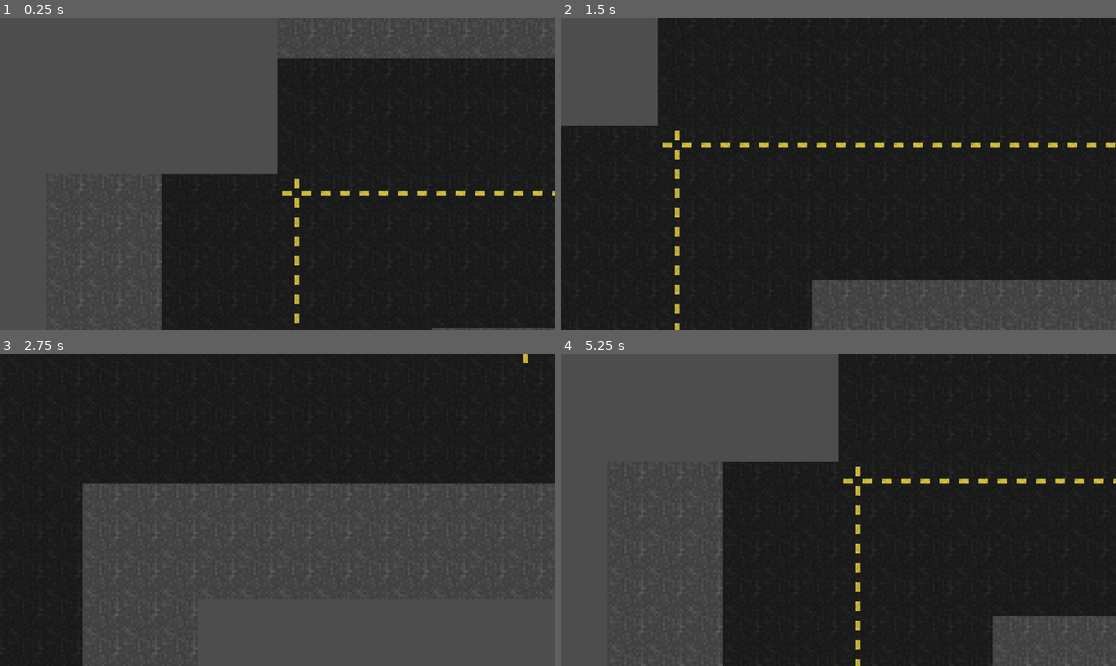
Above: before the commit, frames 1-4 (two rows, left to right).
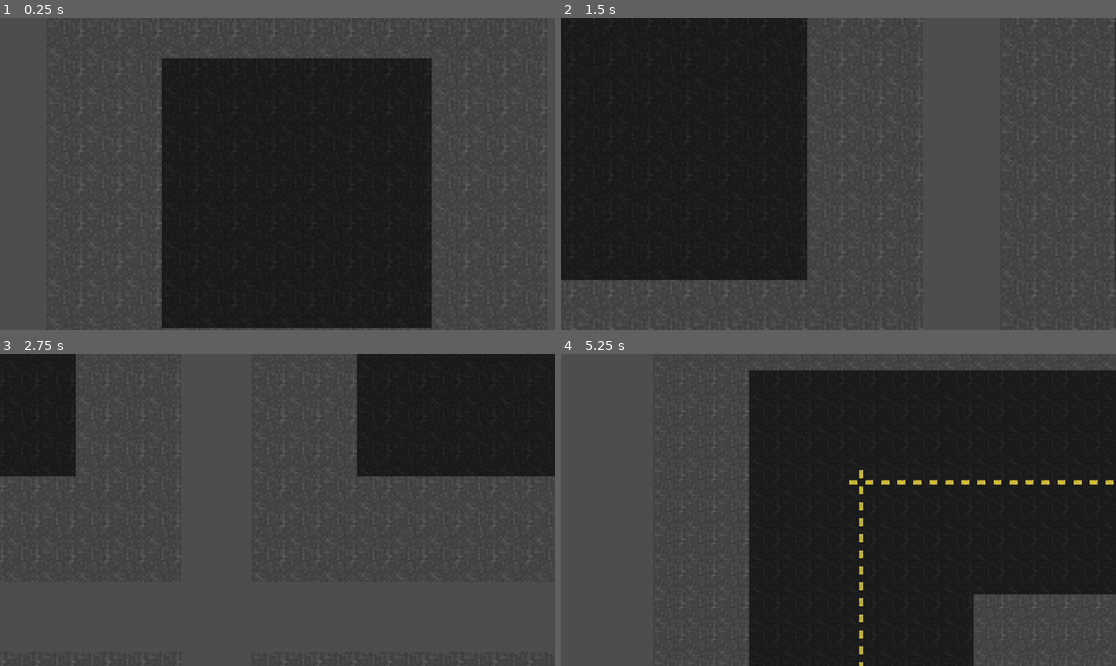
Above: after the commit, the same moments.

Repository: bellflwr/gmtk-jam-2024
Game: Godot game, scene res://scenes/world/test_world.tscn
The game is run twice, just before and just after one commit, with the same random seed, the same clock (stepped at 60 frames per second) and the same inputs.
Inputs:
- Up to frame 1 (0.25 s): no input
- Up to frame 2 (1.5 s): tap Enter at 0.5 s; hold D (right) 0.53-1.28 s; tap K (look_down, bound only after the commit) at 0.6 s; tap I (look_up, bound only after the commit) at 0.8, 1.35 s; hold S (down) from 1.28 s (still down)
- Up to frame 3 (2.75 s): tap K (look_down, bound only after the commit) at 1.55, 2.1 s; release S (down) at 2.03 s; hold D (right) from 2.03 s (still down); tap I (look_up, bound only after the commit) at 2.3 s
- Up to frame 4 (5.25 s): release D (right) at 2.78 s; hold W (up) 2.78-3.53 s; tap I (look_up, bound only after the commit) at 2.85, 3.8, 4.35 s; tap K (look_down, bound only after the commit) at 3.05, 3.6, 4.55, 5.1 s; hold A (left) 3.53-5.03 s; hold S (down) from 5.03 s (still down)

The runs differ from the first frame. In frame 1, 28% of the frame differs, in the area x 29-100%, y 12-100%; in frame 2, 60%, in the area x 0-100%, y 0-100%; in frame 3, 31%; in frame 4, 14%.

Commit message:
Finished basic map gen

Diff:
--- a/project.godot
+++ b/project.godot
@@ -20,21 +20,41 @@
 up={
 "deadzone": 0.5,
 "events": [Object(InputEventKey,"resource_local_to_scene":false,"resource_name":"","device":-1,"window_id":0,"alt_press …(192 unchanged characters)…
+, Object(InputEventKey,"resource_local_to_scene":false,"resource_name":"","device":-1,"window_id":0,"alt_pressed":false,"shift_pressed":false,"ctrl_pressed":false,"meta_pressed":false,"pressed":false,"keycode":0,"physical_keycode":4194320,"key_label":0,"unicode":0,"location":0,"echo":false,"script":null)
+, Object(InputEventJoypadMotion,"resource_local_to_scene":false,"resource_name":"","device":-1,"axis":1,"axis_value":-1.0,"script":null)
 ]
 }
 down={
 "deadzone": 0.5,
 "events": [Object(InputEventKey,"resource_local_to_scene":false,"resource_name":"","device":-1,"window_id":0,"alt_press …(192 unchanged characters)…
+, Object(InputEventKey,"resource_local_to_scene":false,"resource_name":"","device":-1,"window_id":0,"alt_pressed":false,"shift_pressed":false,"ctrl_pressed":false,"meta_pressed":false,"pressed":false,"keycode":0,"physical_keycode":4194322,"key_label":0,"unicode":0,"location":0,"echo":false,"script":null)
+, Object(InputEventJoypadMotion,"resource_local_to_scene":false,"resource_name":"","device":-1,"axis":1,"axis_value":1.0,"script":null)
 ]
 }
 left={
 "deadzone": 0.5,
 "events": [Object(InputEventKey,"resource_local_to_scene":false,"resource_name":"","device":-1,"window_id":0,"alt_press …(191 unchanged characters)…
+, Object(InputEventKey,"resource_local_to_scene":false,"resource_name":"","device":-1,"window_id":0,"alt_pressed":false,"shift_pressed":false,"ctrl_pressed":false,"meta_pressed":false,"pressed":false,"keycode":0,"physical_keycode":4194319,"key_label":0,"unicode":0,"location":0,"echo":false,"script":null)
+, Object(InputEventJoypadMotion,"resource_local_to_scene":false,"resource_name":"","device":-1,"axis":0,"axis_value":-1.0,"script":null)
 ]
 }
 right={
 "deadzone": 0.5,
 "events": [Object(InputEventKey,"resource_local_to_scene":false,"resource_name":"","device":-1,"window_id":0,"alt_press …(192 unchanged characters)…
+, Object(InputEventKey,"resource_local_to_scene":false,"resource_name":"","device":-1,"window_id":0,"alt_pressed":false,"shift_pressed":false,"ctrl_pressed":false,"meta_pressed":false,"pressed":false,"keycode":0,"physical_keycode":4194321,"key_label":0,"unicode":0,"location":0,"echo":false,"script":null)
+, Object(InputEventJoypadMotion,"resource_local_to_scene":false,"resource_name":"","device":-1,"axis":0,"axis_value":1.0,"script":null)
+]
+}
+look_up={
+"deadzone": 0.5,
+"events": [Object(InputEventKey,"resource_local_to_scene":false,"resource_name":"","device":-1,"window_id":0,"alt_pressed":false,"shift_pressed":false,"ctrl_pressed":false,"meta_pressed":false,"pressed":false,"keycode":0,"physical_keycode":73,"key_label":0,"unicode":105,"location":0,"echo":false,"script":null)
+, Object(InputEventJoypadMotion,"resource_local_to_scene":false,"resource_name":"","device":-1,"axis":3,"axis_value":-1.0,"script":null)
+]
+}
+look_down={
+"deadzone": 0.5,
+"events": [Object(InputEventKey,"resource_local_to_scene":false,"resource_name":"","device":-1,"window_id":0,"alt_pressed":false,"shift_pressed":false,"ctrl_pressed":false,"meta_pressed":false,"pressed":false,"keycode":0,"physical_keycode":75,"key_label":0,"unicode":107,"location":0,"echo":false,"script":null)
+, Object(InputEventJoypadMotion,"resource_local_to_scene":false,"resource_name":"","device":-1,"axis":3,"axis_value":1.0,"script":null)
 ]
 }
 
--- a/scripts/freecam.gd
+++ b/scripts/freecam.gd
@@ -1,24 +1,22 @@
 extends Camera2D
 
+const CAM_SPEED = 100
+const ZOOM_BASE = 4
+const MIN_ZOOM = 0.2
+const MAX_ZOOM = 5
 
-const CAM_SPEED = 100
-
-# Called when the node enters the scene tree for the first time.
-func _ready() -> void:
-	pass # Replace with function body.
-
+var scalar_zoom: float = 5
 
 # Called every frame. 'delta' is the elapsed time since the previous frame.
 func _process(delta: float) -> void:
-	var dir = Vector2()
+	var dir = Input.get_vector("left", "right", "up", "down")
 
-	if Input.is_action_pressed("up"):
-		dir += Vector2.UP
-	if Input.is_action_pressed("down"):
-		dir += Vector2.DOWN
-	if Input.is_action_pressed("left"):
-		dir += Vector2.LEFT
-	if Input.is_action_pressed("right"):
-		dir += Vector2.RIGHT
+	position += dir * delta * CAM_SPEED / (scalar_zoom / MAX_ZOOM)
 
-	position += dir.normalized() * delta * CAM_SPEED
+	var zoom_dir = Input.get_axis("look_down", "look_up")
+
+	var new_scalar_zooom = scalar_zoom * pow(ZOOM_BASE, zoom_dir * delta)
+
+	scalar_zoom = clamp(new_scalar_zooom, MIN_ZOOM, MAX_ZOOM)
+
+	zoom = Vector2.ONE * scalar_zoom
--- a/scripts/map_generator.gd
+++ b/scripts/map_generator.gd
@@ -11,6 +11,9 @@
 const LINE_X = Vector2i(2, 0)
 const INTERSECTION = Vector2i(3, 0)
 const CURB = Vector2i(0, 1)
+
+func wait(seconds: float) -> void:
+	await get_tree().create_timer(seconds).timeout
 
 func make_pair_key(pos1: Vector2i, pos2: Vector2i):
 	if pos1.x > pos2.x:
@@ -47,7 +50,7 @@
 	if get_cell_tile_data(pos) == null:
 		simple_set_cell(pos, atlas_coords)
 
-func generate_map():
+func init_map():
 	for x in range(MAP_SIZE):
 		for y in range(MAP_SIZE):
 			var pos1 = Vector2i(x, y)
@@ -57,11 +60,10 @@
 				if key not in roads:
 					roads[key] = false
 
+func recursive_backtrack():
 	var stack = []
 
 	var init_cell = Vector2i(floor(MAP_SIZE/2), floor(MAP_SIZE/2))
-
-	print(get_unvisited_neighbors(init_cell))
 
 	intersections[init_cell] = true
 	stack.append(init_cell)
@@ -78,10 +80,38 @@
 			intersections[chosen_cell] = true
 			stack.append(chosen_cell)
 
+func open_random_roads():
 	for i in range(roads.size()/4):
 		var key = roads.keys().pick_random()
 		roads[key] = true
 
+func fill_rectangle(corner1: Vector2i, corner2: Vector2i, atlas_coords: Vector2i):
+	var width = abs(corner1.x-corner2.x) + 1
+	var height = abs(corner1.y-corner2.y) + 1
+
+	var left = min(corner1.x, corner2.x)
+	var top = min(corner1.y, corner2.y)
+
+	var topleft = Vector2i(left, top)
+
+	for x in range(width):
+		for y in range(height):
+			var offset = Vector2i(x, y)
+			simple_set_cell(topleft+offset, atlas_coords)
+
+func fill_rectangle_centered(center: Vector2i, radius: int, atlas_coords: Vector2i):
+	var offset = Vector2i(radius, radius)
+	var topleft = center - offset
+	var bottomright = center + offset
+	fill_rectangle(topleft, bottomright, atlas_coords)
+
+func generate_tilemap():
+	for i in intersections.keys():
+		var cell = i * SCALE
+		fill_rectangle_centered(cell, 6, CURB)
+		fill_rectangle_centered(cell, 3, ASPHALT)
+
+	await wait(3)
 
 	for k in roads.keys():
 		if not roads[k]:
@@ -133,21 +163,12 @@
 		set_cell(start, 1, INTERSECTION, 0)
 		set_cell(end, 1, INTERSECTION, 0)
 
+func generate_map():
+	init_map()
+	recursive_backtrack()
+	open_random_roads()
+	generate_tilemap()
 
 
-
-
-
-
-
-
-
-# Called when the node enters the scene tree for the first time.
 func _ready() -> void:
 	generate_map()
-
-
-# Called every frame. 'delta' is the elapsed time since the previous frame.
-func _process(delta: float) -> void:
-	#if Input.is_action_pressed()
-	pass
